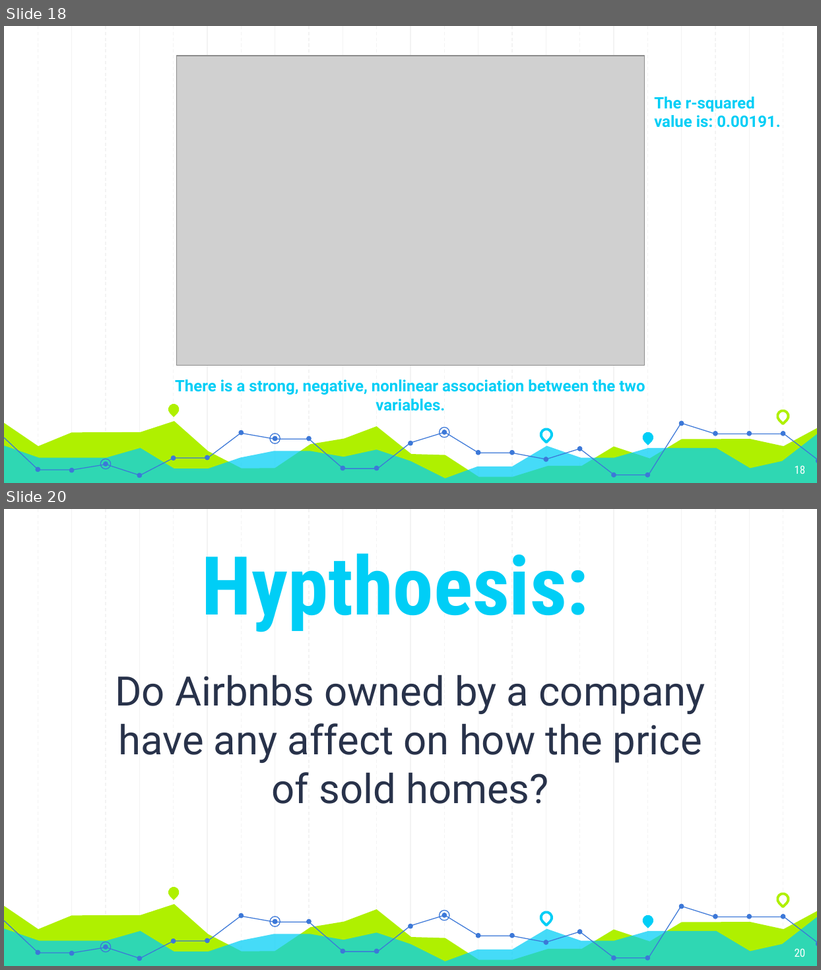
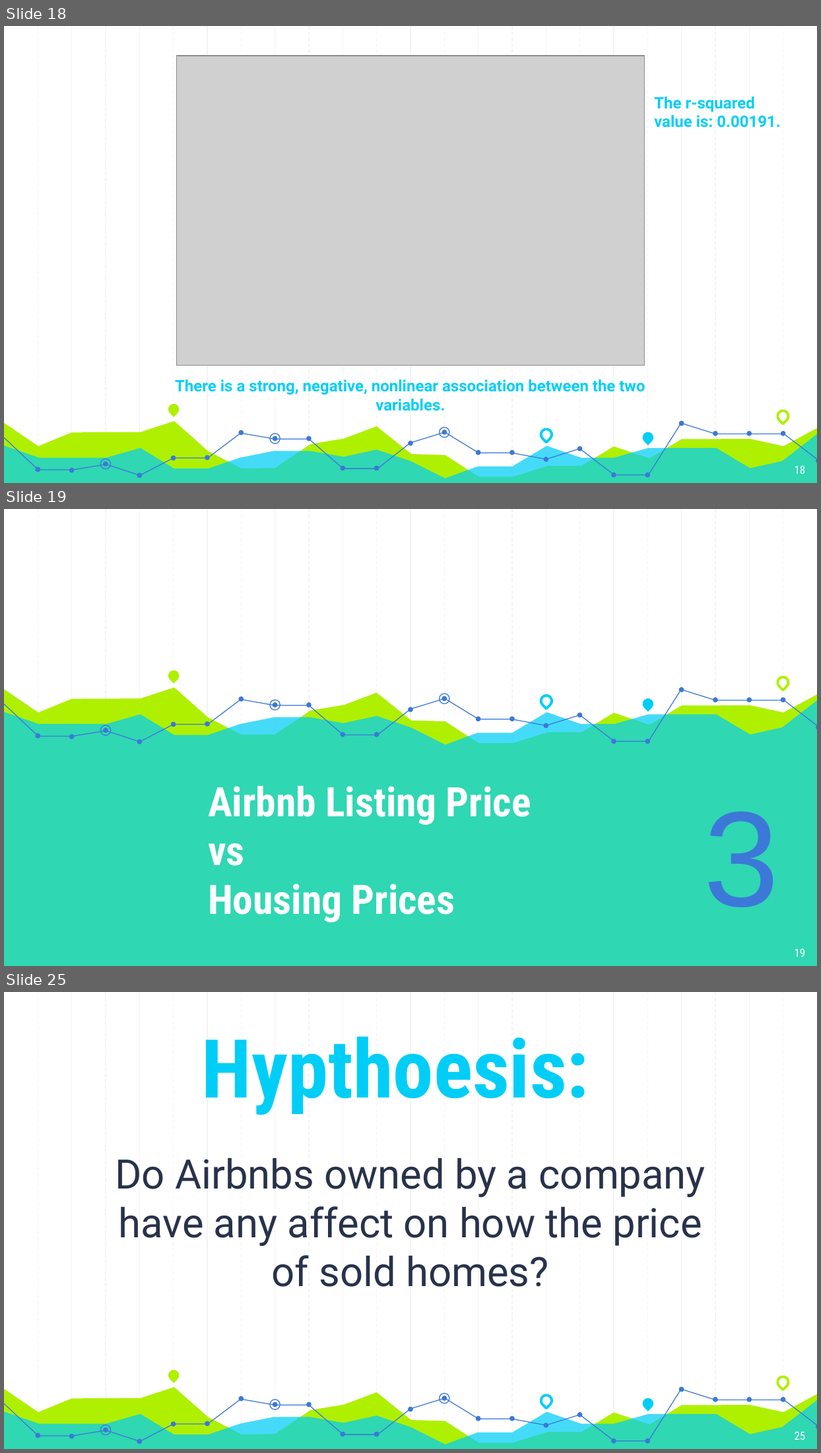
Before and after one commit to GT-Project1-A1/AirBNB, a slide deck: Project1_FinalPresentation.pptx. Shown one above the other, each under a label of ours: slides 18 and 20 before the commit, slides 18, 19 and 25 after it; the slides between them are not shown. The pictures are 821x970 and 821x1453 pixels, drawn with LibreOffice and Linux fonts; fonts in the diff are those of the drawing; grey boxes stand for pictures. Boxes give left, top, right and bottom in pixels: in the first picture for what was removed or moved away, otherwise in the second. Text is boxed around its words. In the diff, an @@ line names an element or a change of style, - is before the commit and + after.

```diff
--- a/Project1_FinalPresentation.pptx
+++ b/Project1_FinalPresentation.pptx
@@ slide 19 added at <box>4,509,817,966</box>, background #FFFFFF; not listed: 23 template elements that a slide beside it also shows @@
@@ teardrop added at <box>166,668,181,683</box>, fill #AFF000 @@
@@ teardrop added at <box>775,675,790,690</box>, outline #AFF000 2.25 pt @@
@@ freeform shape added at <box>4,688,817,966</box>, fill #AFF000 @@
@@ freeform shape added at <box>4,699,817,966</box>, fill #00CEF6 at 73% opacity @@
@@ freeform shape added at <box>4,699,377,741</box>, outline #3C78D8 0.75 pt @@
@@ ellipse added at <box>270,700,281,711</box>, outline #3C78D8 0.75 pt @@
@@ freeform shape added at <box>377,689,681,741</box>, outline #3C78D8 0.75 pt @@
@@ ellipse added at <box>439,694,450,704</box>, outline #3C78D8 0.75 pt @@
@@ teardrop added at <box>539,693,553,708</box>, outline #00CEF6 2.25 pt @@
@@ teardrop added at <box>640,696,655,711</box>, fill #00CEF6 @@
@@ freeform shape added at <box>682,690,817,726</box>, outline #3C78D8 0.75 pt @@
@@ ellipse added at <box>101,725,112,736</box>, outline #3C78D8 0.75 pt @@
@@ group added at <box>36,687,817,744</box>: 24 ellipses @@
@@ title added at <box>208,786,531,923</box>, 36 pt, text #FFFFFF, bold @@
+Airbnb Listing Price
+vs
+Housing Prices
@@ text added at <box>704,812,780,908</box>, 120 pt, text #3C78D8 @@
+3
@@ page number added at <box>795,949,806,957</box>, 10 pt, text #FFFFFF @@
+19
@@ what was slide 20 is now slide 25 @@
@@ page number at <box>795,1432,806,1440</box>: text changed @@
-20
+25
```
Also in this commit, not shown: 7 slides changed, 4 other slides added, 1 other file.
